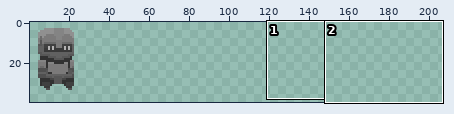
Two versions of one sprite sheet, Assets/Images/Enemies/echo.png. Above: a wide view before the commit, with the close-up outlined.
Close-up. Before the commit:
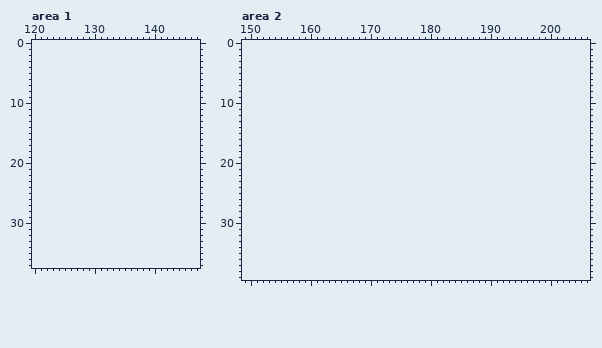
The file is 30x40 pixels. Colours within 5 levels of each other are drawn and written as one. Shown: area 1: x 120..147, y 0..37; area 2: x 149..206, y 0..39. The old version is drawn lined up with the new one, on the new canvas. The wide view leaves out empty margins. The commit also changed other parts of the picture, which this record leaves out.
Palette (. is transparent): 
New version:
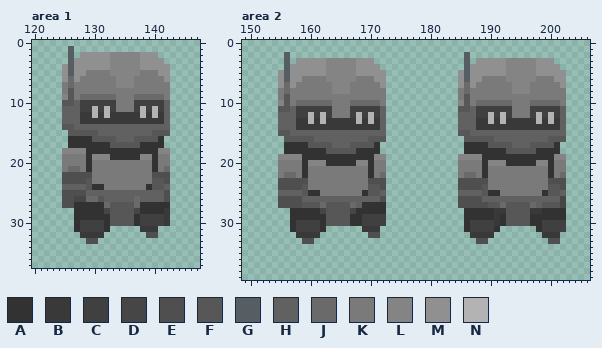
Colours new in this view: A #323232  B #393939  C #404040  D #464646  E #4f4f4f  F #575757  G #565d63  H #616161  J #6a6a6a  K #7b7a7a  L #848484  M #909090  N #b4b3b3
The edit:
canvas 30x40 -> 210x40
Changed rows in their new state; - is an unchanged pixel.
Area 1:
first column x 125:
 1 -G----------------
 2 -G-MMMMMLLLLLMMM--
 3 -GMMMMMMLLLLLMMMM-
 4 MGMMMMMMLLLLLMMMMM
 5 MGMMKKKKLLLLLKKKMM
 6 MJMKKKKKKLLLKKKKKM
 7 KJKKKKKKKLLLKKKKKK
 8 KFKKKKKKKKKKKKKKKK
 9 LFKJJJJJJKKKJJJJJK
10 FFHCCCCCCKKKCCCCCH
11 HHHCCNCNCKKKCNCNCH
12 HHHBBNBNBBBBBNBNBH
13 HHHBBBBBBBBBBBBBBH
14 FFHHHHHHHHHHHHHHHH
15 -FFFFFHHHHHHHHHFFF
16 -AAAAFFFFHHHFFFFA-
17 -AAAAAAAFFFFFAAAA-
18 LLLLAAAAAAAAAAAALL
19 KKKKALLLAAAAALLAKK
20 KKKKAKKKKKKKKKKAKK
21 KJJKAKKKKKKKKKKAKJ
22 EEEEEKKKKKKKKKKEEE
23 EEEEFKKKKKKKKKKFFE
24 HHHHFAAKKKKKKKAFFH
25 EEEEHHHHHHHHHHHHHE
26 EEDDJJFHHHHHJHHHHE
27 EEAAAAAJFFFFJAAAAA
28 --AAAAADFFFFDAAAAB
29 --AAAAAAFFFFACCCCB
30 --ACCCCAFFFFACCCCB
31 --ACCCCA-----BBB--
32 ---BBBB-------EE--
33 ----EE------------
Area 2:
first column x 155:
 2 -G-----------------------------G----------------
 3 -G-MMMMMLLLLLMMM---------------G-MMMMMLLLLLMMM--
 4 -GMMMMMMLLLLLMMMM--------------GMMMMMMLLLLLMMMM-
 5 MGMMMMMMLLLLLMMMMM------------MGMMMMMMLLLLLMMMMM
 6 MGMMKKKKLLLLLKKKMM------------MGMMKKKKLLLLLKKKMM
 7 MJMKKKKKKLLLKKKKKM------------MJMKKKKKKLLLKKKKKM
 8 KJKKKKKKKLLLKKKKKK------------KJKKKKKKKLLLKKKKKK
 9 KFKKKKKKKKKKKKKKKK------------KFKKKKKKKKKKKKKKKK
10 LFKJJJJJJKKKJJJJJK------------LFKJJJJJJKKKJJJJJK
11 FFHCCCCCCKKKCCCCCH------------FFHCCCCCCKKKCCCCCH
12 HHHCCNCNCKKKCNCNCH------------HHHCCNCNCKKKCNCNCH
13 HHHBBNBNBBBBBNBNBH------------HHHBBNBNBBBBBNBNBH
14 HHHBBBBBBBBBBBBBBH------------HHHBBBBBBBBBBBBBBH
15 FFHHHHHHHHHHHHHHHH------------FFHHHHHHHHHHHHHHHH
16 -FFFFFHHHHHHHHHFFF-------------FFFFFHHHHHHHHHFFF
17 -AAAAFFFFHHHFFFFA--------------AAAAFFFFHHHFFFFA-
18 -AAAAAAAFFFFFAAAA--------------AAAAAAAFFFFFAAAA-
19 LLLLAAAAAAAAAAAALL------------LLLLAAAAAAAAAAAALL
20 KKKKALLLAAAAALLAKK------------KKKKALLLAAAAALLAKK
21 KKKKAKKKKKKKKKKAKK------------KKKKAKKKKKKKKKKAKK
22 KJJKAKKKKKKKKKKAKJ------------KJJKAKKKKKKKKKKAKJ
23 EEEEEKKKKKKKKKKEEE------------EEEEEKKKKKKKKKKEEE
24 EEEEFKKKKKKKKKKFFE------------EEEEFKKKKKKKKKKFFE
25 HHHHFAAKKKKKKKAFFH------------HHHHFAAKKKKKKKAFFH
26 EEEEHHHHHHHHHHHHHE------------EEEEHHHHHHHHHHHHHD
27 EEEEFFFJFFFFJHAAAA------------EEEEEFFJFFFFJHFFFD
28 --AAAAADFFFFDAAAAA-------------AAAAABBFFFFBBAAAA
29 --AAAAAAFFFFAACCCC-------------AAAAABAFFFFAAAAAA
30 --ACCCCAFFFFAACCCC-------------ACCCCBAFFFFAACCCC
31 --ACCCCA------BBB--------------ACCCCA------ACCCC
32 ---BBBB--------EE---------------BBBB--------BBB-
33 ----EE---------------------------EE----------EE-
